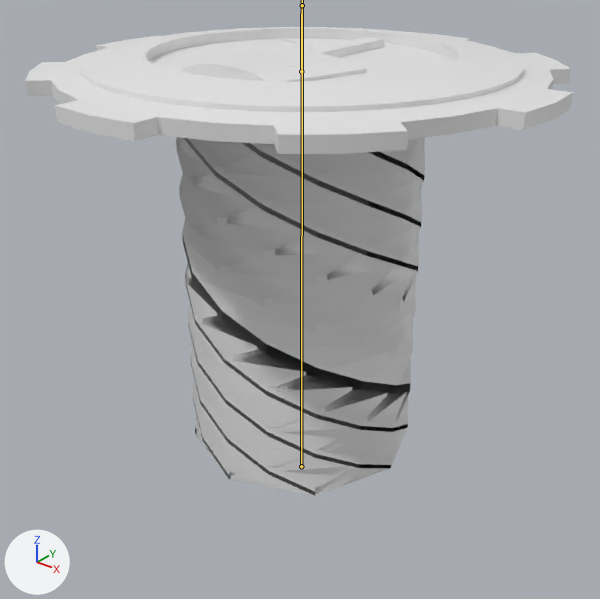
The FBX model Island Defence/Assets/Models/Marnix/Spring Pad/Spring pad.fbx, before and after one commit.
Before and after are seen from a camera (50 mm lens) standing at (2.19, -2.75, 2.29) and looking at (0.02, -0.04, 0.61). Arrows for +X, +Y and +Z are at lower left; the lights stay in place. Both versions are drawn at frame 1 of the action 'Armature|Idle'; the numbers are the values there. The bones that bend it are drawn over the model as lines.
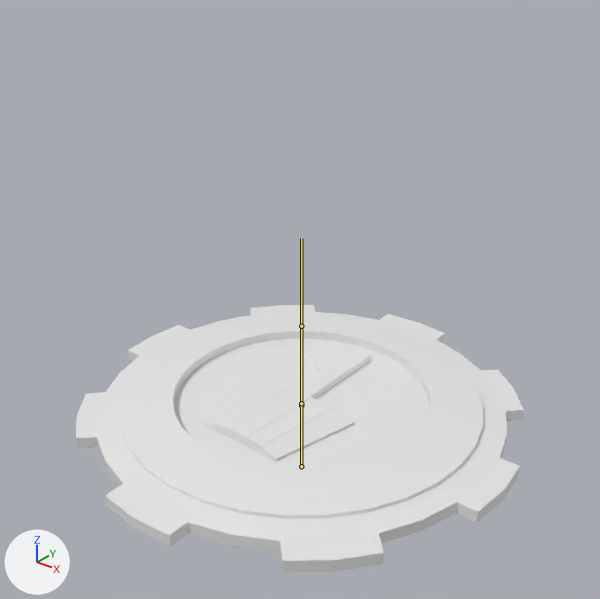
What differs and where, as boxes (x1, y1, x2, y2) in the pictures (600 x 599 px):
```json
{"object": "Cylinder.001", "change": "posed", "before": [25, 27, 573, 496], "after": [76, 305, 524, 572], "on screen": "18% narrower, 43% shorter"}
{"bone": "Spring", "before": "(301, 466) to (302, 5)", "after": "(301, 466) to (301, 403)"}
```

The change, as JSON lines over the scene's bpy script:
```json
{"block": "bone_pad", "where": "bone_pad = bpy.data.objects['Armature'].pose.bones['pad']"}
{"op": "set", "path": "bone_pad.location", "old": "(0.0, 3.663, 0.0)", "new": "(0.0, 0.0, 0.0)"}
{"block": "bone_spring", "where": "bone_spring = bpy.data.objects['Armature'].pose.bones['Spring']"}
{"op": "set", "path": "bone_spring.scale", "old": "(1.0, 5.87, 1.0)", "new": "(1.0, 1.0, 1.0)"}
```
